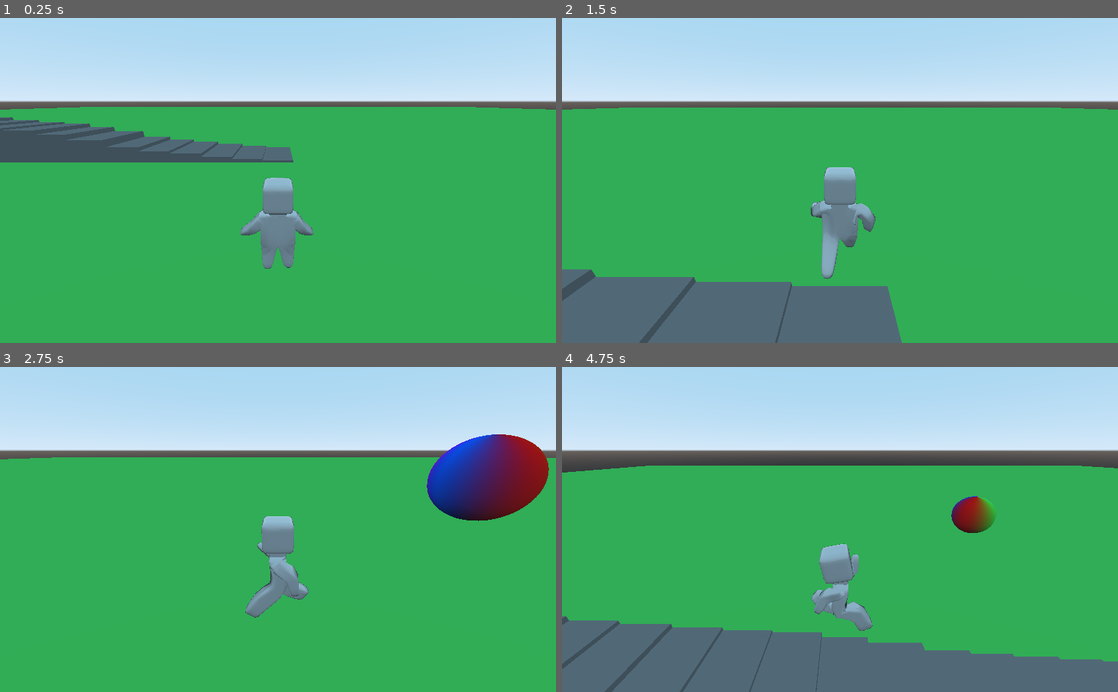
Above: before the commit, frames 1-4 (two rows, left to right).
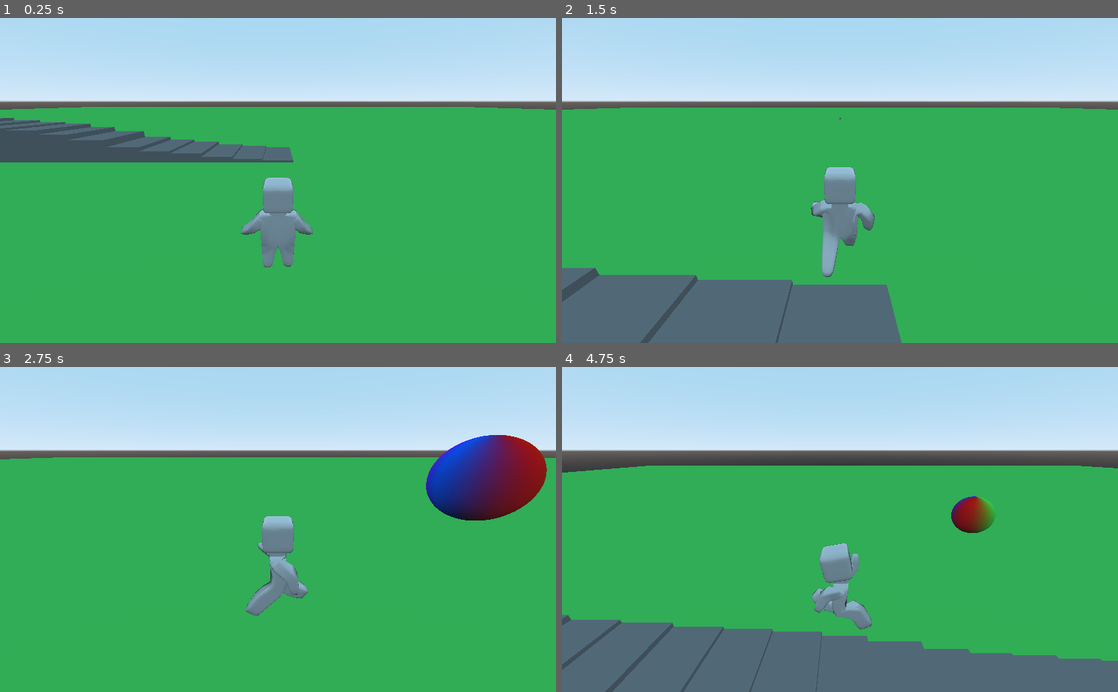
Above: after the commit, the same moments.

Repository: Luigiplayer2158/ITCS-4232-Final-Proj-jsmiley
Game: Godot game, scene res://Levels/test_level1.tscn
The game is run twice, just before and just after one commit, with the same random seed, the same clock (stepped at 60 frames per second) and the same inputs.
Inputs:
- Up to frame 1 (0.25 s): no input
- Up to frame 2 (1.5 s): hold Up (move_forward) from 0.53 s (still down); tap Space (jump) at 0.77 s
- Up to frame 3 (2.75 s): tap Space (jump) at 1.52 s; release Up (move_forward) at 2.03 s; hold Left (move_left) from 2.03 s (still down)
- Up to frame 4 (4.75 s): tap Space (jump) at 3.02, 3.77, 4.52 s; release Left (move_left) at 3.53 s; hold Down (move_back) 3.53-4.28 s; hold Right (move_right) from 4.28 s (still down)

The runs differ from the first frame. In frame 1, 0.3% of the frame differs, in the area x 0-99%, y 27-78%; in frame 2, 0.6%; in frame 3, 0.3%; in frame 4, 0.7%, in the area x 0-100%, y 30-100%.

Commit message:
fixed camera clipping, can re-enable spring arm if wanted

Diff:
--- a/FinalProjectCapstone/Objects/Helper/level_change_object.tscn
+++ b/FinalProjectCapstone/Objects/Helper/level_change_object.tscn
@@ -36,7 +36,7 @@
 [node name="Area2" type="Area" parent="."]
 
 [node name="CollisionShape" type="CollisionShape" parent="Area2"]
-transform = Transform( 4, 0, 0, 0, 4, 0, 0, 0, 4, 0, 0, 0 )
+transform = Transform( 7, 0, 0, 0, 7, 0, 0, 0, 7, 0, 0, 0 )
 shape = SubResource( 6 )
 
 [connection signal="body_entered" from="Area" to="." method="_on_Area_body_entered"]
--- a/FinalProjectCapstone/Objects/Player/Player.tscn
+++ b/FinalProjectCapstone/Objects/Player/Player.tscn
@@ -22,12 +22,6 @@
 spring_length = -2.0
 script = ExtResource( 5 )
 
-[node name="Spatial" type="Spatial" parent="MovingPlayer/SpringArm"]
-transform = Transform( -1, 3.23039e-08, 1.02089e-07, -1.43542e-08, 0.92109, -0.447751, -1.01676e-07, -0.338564, -0.92109, 5.73713e-07, -0.0149273, -2.02109 )
-
-[node name="InterpolatedCamera" type="InterpolatedCamera" parent="MovingPlayer/SpringArm/Spatial"]
-fov = 80.0
-
 [node name="testchar" parent="MovingPlayer" instance=ExtResource( 1 )]
 transform = Transform( 0.25, 0, 0, 0, 0.25, 0, 0, 0, 0.25, 0, 0, 0 )
 
@@ -38,4 +32,12 @@
 transform = Transform( 0.253436, -5.32907e-15, -4.73656e-16, 0, 0, -0.242256, 0, 0.253436, -1.49012e-08, -6.15812e-15, 0.654715, 2.98023e-08 )
 shape = SubResource( 1 )
 
+[node name="Spatial" type="Spatial" parent="MovingPlayer"]
+transform = Transform( -1, 3.23039e-08, 1.02089e-07, 8.30193e-08, 0.938258, 0.535056, -9.72984e-08, 0.383642, -1.11348, 5.73713e-07, 1.83494, -1.73658 )
+
+[node name="InterpolatedCamera" type="InterpolatedCamera" parent="MovingPlayer/Spatial"]
+fov = 80.0
+target = NodePath("..")
+enabled = true
+
 [editable path="MovingPlayer/testchar"]
--- a/FinalProjectCapstone/Scripts/Player.gd
+++ b/FinalProjectCapstone/Scripts/Player.gd
@@ -17,7 +17,7 @@
 
 #https://youtu.be/UpF7wm0186Q This video helped me get started
 
-onready var springarm: Spatial = $SpringArm/Spatial/InterpolatedCamera
+onready var springarm: Spatial = $Spatial/InterpolatedCamera
 onready var model: Spatial = $testchar
 
 func _ready():
